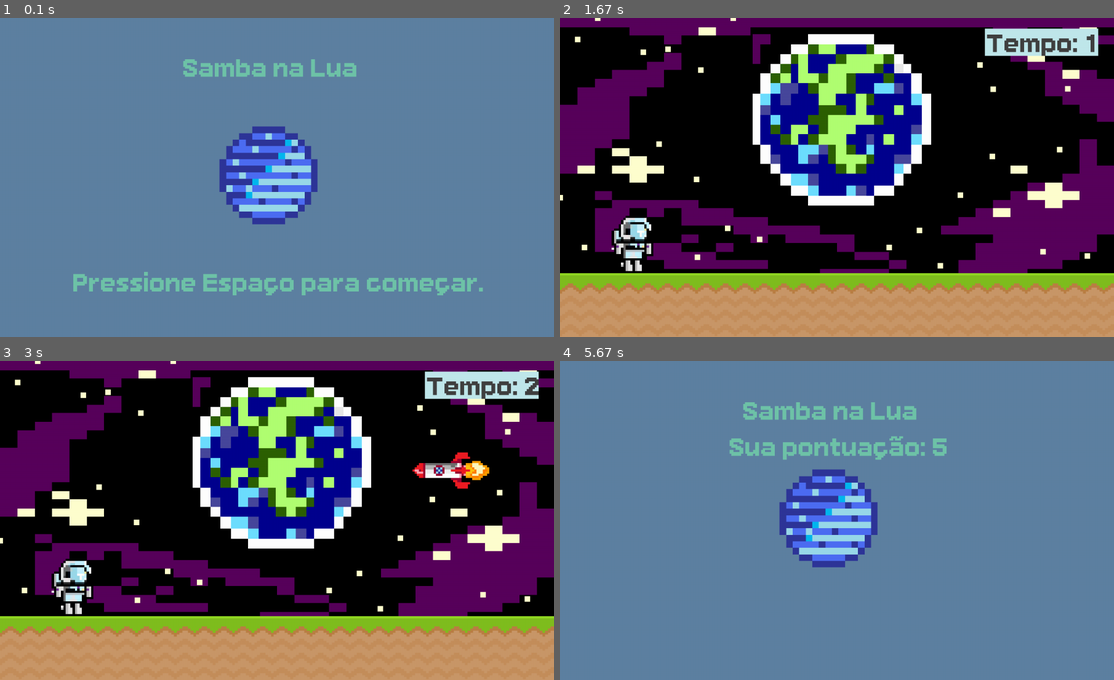
Above: before the commit, frames 1-4 (two rows, left to right).
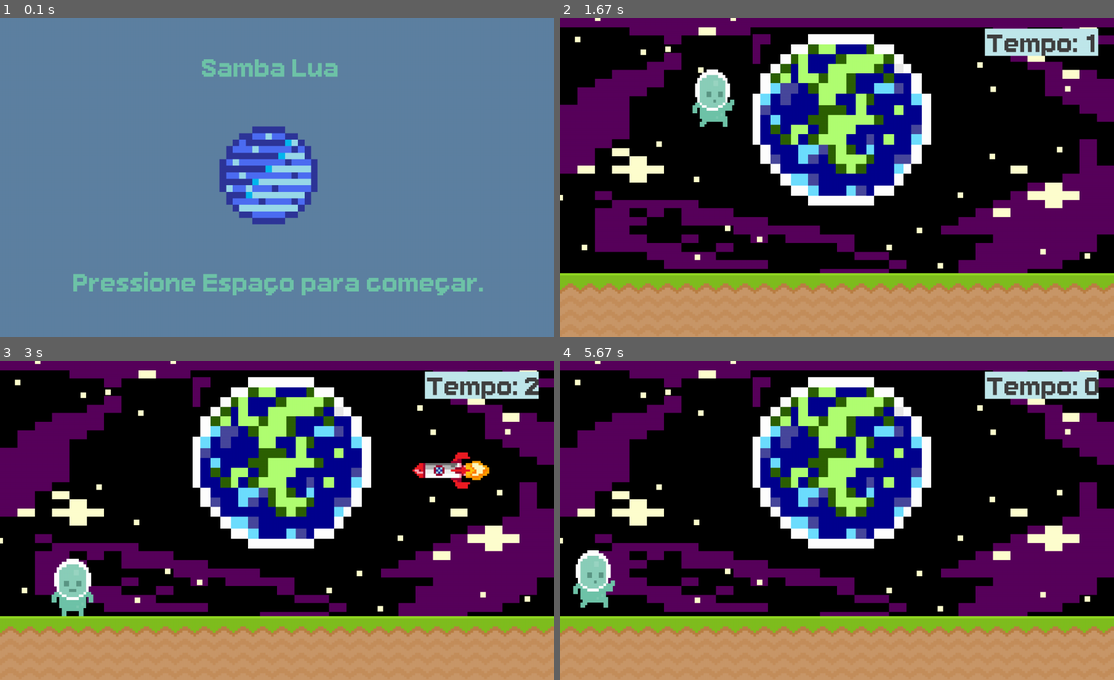
Above: after the commit, the same moments.

Repository: Guiabg/Pygame
Game: pygame game, started from Pygame-main/Game/sambanalua.py
The game is run twice, just before and just after one commit, with the same random seed, the same clock (stepped at 60 frames per second) and the same inputs.
Inputs (mouse positions are in pixels of both pictures, inside the frame that each line leads up to):
- Up to frame 1 (0.1 s): no input
- Up to frame 2 (1.67 s): tap Space at 0.33 s; hold Right 0.67-1.13 s; press the mouse at (692, 244) at 1.2 s; move the mouse to (798, 199) at 1.3 s; release the mouse at (903, 155) at 1.43 s; hold Right from 1.5 s (still down)
- Up to frame 3 (3 s): release Right at 1.97 s; hold Left 2-2.53 s; hold Left 2.57-2.97 s
- Up to frame 4 (5.67 s): tap Space at 3, 5.33 s; hold Right 3.33-3.97 s; hold A 4-4.47 s; press the mouse at (654, 587) at 4.53 s; move the mouse to (764, 536) at 4.63 s; release the mouse at (881, 488) at 4.77 s; hold A 4.83-5.3 s

The runs differ from the first frame. In frame 1, 0.8% of the frame differs, in the area x 33-65%, y 12-19%; in frame 2, 1.8%; in frame 3, 1.1%; in frame 4, 100%, in the area x 0-100%, y 0-100%.

Commit message:
Descrição do que você alterou no sambanalua.py

Diff:
--- a/Pygame-main/Game/sambanalua.py
+++ b/Pygame-main/Game/sambanalua.py
@@ -1,14 +1,5 @@
-'''MENSAGEM PARA A NICOLLY: para mudar sprites, mude as origens de variáveis que usam "pygame.image.load".
-Para os retângulos usados para colisão, mude os que terminam com "Rect".
-Os retângulos dos inimigos estão na linha 126 e 128.
-Se você quiser aumentar o tamanho de um sprite, crie uma variável nova terminando com "BIG" e use pygame.transform.scale
-E é isso! Sobre o vídeo no Youtube, eu parei nas 2:47:26.'''
-
-# Bibliotecas
 import pygame
 from sys import exit
-
-#Usado para colocar inimigos aleatoriamente na tela
 from random import randint
 
 #Pontuação
@@ -46,7 +37,25 @@
             if astro.colliderect(lista_inimigos_rect): return False
     return True
 
-#Janela
+# Animação do astronauta
+def astro_animation():
+    global astro_surf, astro_index
+
+    if astro_rect.bottom < 600:  # se está no ar
+        astro_surf = astro_jump
+    else:
+        keys = pygame.key.get_pressed()
+        if keys[pygame.K_LEFT] or keys[pygame.K_RIGHT] or keys[pygame.K_a] or keys[pygame.K_d]:
+            astro_index += 0.2   # velocidade da animação
+            if astro_index >= len(astro_walk):
+                astro_index = 0
+            astro_surf = astro_walk[int(astro_index)]
+        else:
+            astro_surf = astro_stand
+
+# =====================
+# INÍCIO DO JOGO
+# =====================
 pygame.init()
 screen = pygame.display.set_mode((1300,750))
 pygame.display.set_caption('Samba na Lua')
@@ -56,27 +65,37 @@
 start_time = 0
 score = 0
 
-#Imagens e textos usados
-#Para colocar imagens, basta coloca-las dentro da pasta do jogo.
-#Usamos convert ou convert.alpha() para trabalhar melhor com as imagens no pygame, além de melhorar o desempenho do jogo.
+# Background
 space_surf = pygame.image.load('Pygame-main\sprites\space.png').convert()
 ground_surf = pygame.image.load('Pygame-main\graphics\ground.png').convert()
-#text_score_surf = fonte_texto.render('Teste.', False, (64,64,64))
-astro_surf = pygame.image.load('Pygame-main\sprites\spr_1.png').convert_alpha()
 planeta = pygame.image.load('Pygame-main\sprites\Objetos\planeta.png').convert_alpha()
 
-#Imagens rescalionadas
-astro_big = pygame.transform.scale(astro_surf, (98,135))
 space_big = pygame.transform.scale(space_surf, (1300,650))
 ground_big = pygame.transform.scale(ground_surf, (1300,200))
 planeta= pygame.transform.scale(planeta, (230,230))
 
-#Posições e colisões
-astro_rect = astro_big.get_rect(midbottom = (170,600))
+# =====================
+# SPRITES DO ASTRONAUTA
+# =====================
+astro_walk = []
+for i in range(1, 9):  # spr_1.png até spr_8.png
+    img = pygame.image.load(f'Pygame-main/sprites/spr_{i}.png').convert_alpha()
+    img = pygame.transform.scale(img, (98,135))
+    astro_walk.append(img)
+
+astro_index = 0
+astro_jump = pygame.image.load('Pygame-main/graphics/Player/jump.png').convert_alpha()
+astro_jump = pygame.transform.scale(astro_jump, (98,135))
+astro_stand = pygame.image.load('Pygame-main/graphics/Player/player_stand.png').convert_alpha()
+astro_stand = pygame.transform.scale(astro_stand, (98,135))
+
+astro_surf = astro_stand
+astro_rect = astro_surf.get_rect(midbottom = (170,600))
+
+# Posição do planeta
 planeta_rect = planeta.get_rect(center = (630,370))
 
-
-nome_jogo = fonte_texto.render('Samba na Lua', False, (111,196,169))
+nome_jogo = fonte_texto.render('Samba Lua', False, (111,196,169))
 nome_jogo_rect = nome_jogo.get_rect(center = (630,115))
 mensagem_jogo = fonte_texto.render('Pressione Espaço para começar.', False, (111,196,169))
 mensagem_jogo_rect = mensagem_jogo.get_rect(center = (650,620))
@@ -95,7 +114,9 @@
 #Gravidade
 astro_grav = 0
 
-#LOOP para manter tudo funcionando.
+# =====================
+# LOOP PRINCIPAL
+# =====================
 while True:
     for event in pygame.event.get():
         if event.type == pygame.QUIT:
@@ -106,15 +127,8 @@
                 if astro_rect.collidepoint(event.pos) and astro_rect.bottom >=600:
                     astro_grav = -21
 
-            #Comandos para teste de mouse
-            '''if event.type == pygame.MOUSEBUTTONDOWN:
-                print('Mouse down')
-            if event.type == pygame.MOUSEBUTTONUP:
-                print('Mouse up')'''
-
-            #Controles
             if event.type == pygame.KEYDOWN:
-                if event.key == pygame.K_SPACE and astro_rect.bottom >=600:
+                if (event.key == pygame.K_SPACE or event.key == pygame.K_w) and astro_rect.bottom >=600:
                     astro_grav = -21
         else:
             if event.type == pygame.KEYDOWN and event.key == pygame.K_SPACE:
@@ -128,40 +142,37 @@
             else:
                 lista_inimigos_rect.append(foguete_big.get_rect(midbottom = (randint(1400,1600),300)))
 
-    #Diferença de jogo "ativo" para game over.
     if jogo_ativo:
-
-        #Camadas
         screen.blit(space_big,(0,0))
         screen.blit(ground_big,(0,600))
 
-        #Comandos para desenhar figuras geométricas na tela.
-        #pygame.draw.rect(screen, '#c0e8ec', score_rect)
-        #pygame.draw.rect(screen, '#c0e8ec', score_rect,10)
-        #pygame.draw.ellipse(screen, 'Brown', pygame.Rect(50,200,100,100)) - Para criar círculos ou elípses.
-        #pygame.draw.line(screen, 'Gold', (0,0), pygame.mouse.get_pos(), 10) - para uma linha apontar para a posição do mouse
+        score = display_score()
 
-        score = display_score() #Associando a variável score à display_score()
-
-        # print(player_rectangle.left) para ver a posição da linha de certo lado do retângulo.
-        # player_rectangle.left +=1 irá mover o personagem para a esquerda da tela.
-
-        #Astronauta
+        # Gravidade
         astro_grav +=0.6
         astro_rect.y += astro_grav
         if astro_rect.bottom >=600:
             astro_rect.bottom = 600
             astro_grav = 0
 
-        screen.blit(astro_big, astro_rect)
+        # Movimento lateral
+        keys = pygame.key.get_pressed()
+        if keys[pygame.K_LEFT] or keys[pygame.K_a]:
+            astro_rect.x -= 5
+        if keys[pygame.K_RIGHT] or keys[pygame.K_d]:
+            astro_rect.x += 5
 
+        if astro_rect.left < 0: astro_rect.left = 0
+        if astro_rect.right > 1300: astro_rect.right = 1300
 
-        #Movimento dos inimigos
+        # Animação
+        astro_animation()
+        screen.blit(astro_surf, astro_rect)
+
+        # Inimigos
         lista_inimigos_rect = obstacle_movement(lista_inimigos_rect)
-
         jogo_ativo = collisions(astro_rect, lista_inimigos_rect)
 
-    #Display de tudo na tela
     else:
         screen.fill((94,129,162))
         screen.blit(planeta, planeta_rect)
@@ -171,23 +182,10 @@
         astro_rect.midbottom = (170, 600)
         astro_grav = 0
 
-        #Palavras diferentes ao começar o jogo pela primeira vez.
         if score == 0:
             screen.blit(mensagem_jogo, mensagem_jogo_rect)
         else:
             screen.blit(score_message,score_message_rect)
 
-    #Teste de colisão
-    # print(player_rectangle.colliderect(snail_rectangle)) para checar colisão entre dois objetos.
-    """if astro_rect.colliderect(snail_rect):
-        print('Collision')"""
-    #pygame.draw.rect(screen, (255,0,0), astro_rect, 2)
-    #pygame.draw.rect(screen, (255,0,0), snail_rect, 2)
-    """mouse_pos = pygame.mouse.get_pos()
-    if astro_rect.collidepoint((mouse_pos)):
-        print(pygame.mouse.get_pressed())"""
-    '''if snail_rect.colliderect(astro_rect):
-            jogo_ativo = False'''
-
     pygame.display.update()
     clock.tick(60)
